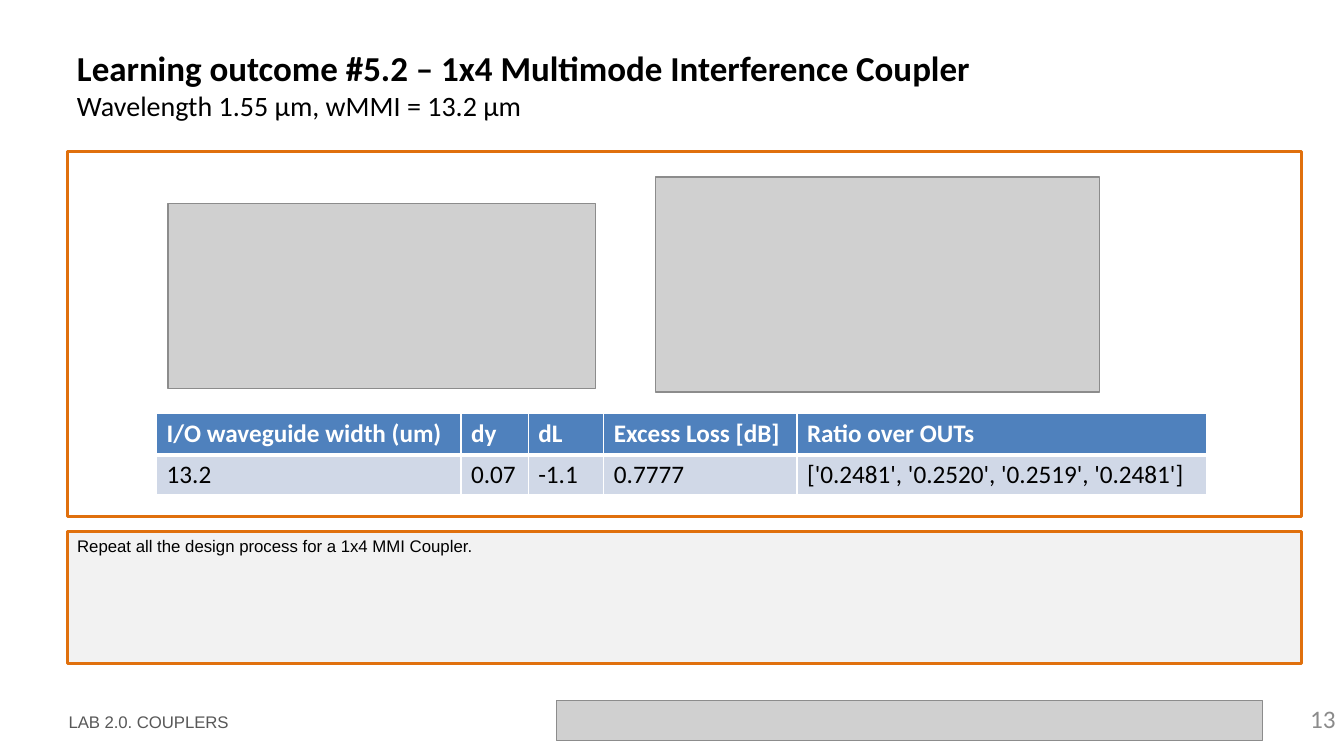
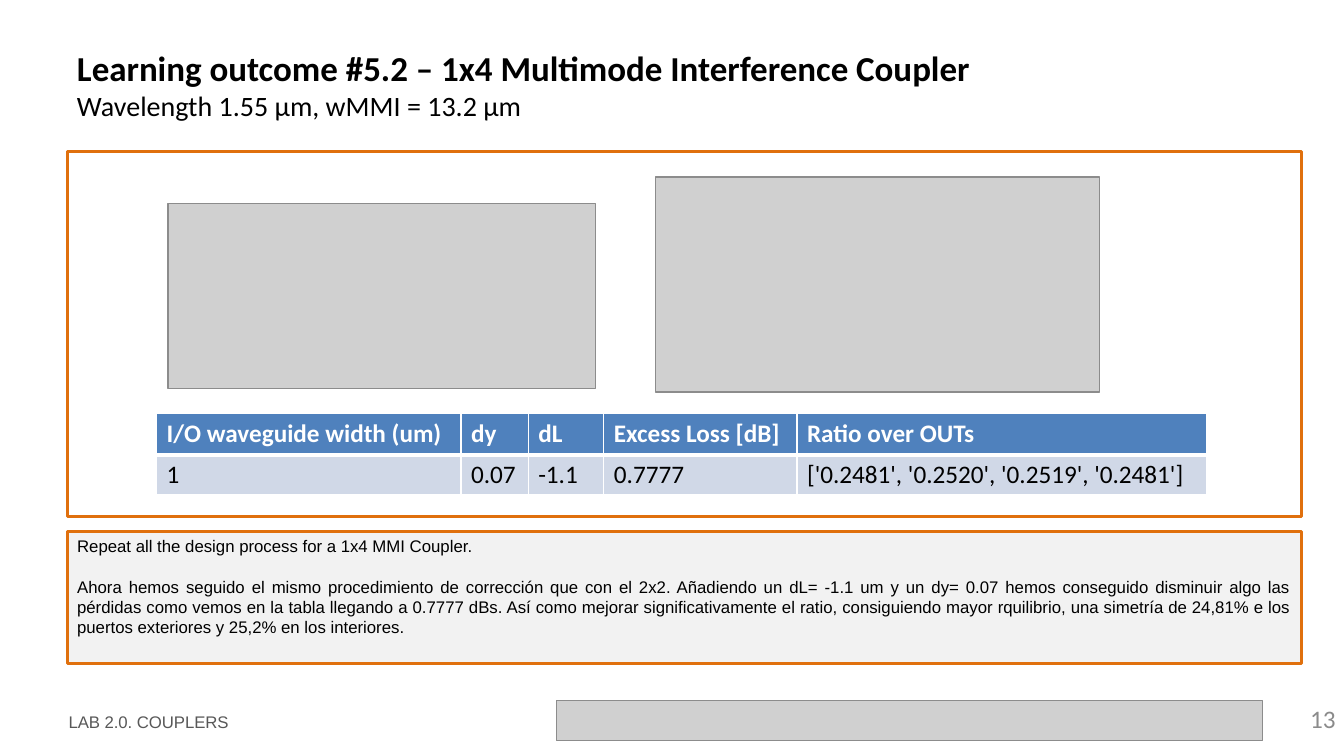
Before and after one commit to nmargar4/pic-upv-lab2, a slide deck: slide 13 of LabBook_20_Nadia.pptx. Drawn at 1344x756 pixels with LibreOffice and Linux fonts; fonts in the diff are those of the drawing; grey boxes stand for pictures; background and template pictures are left out. Boxes give left, top, right and bottom in pixels: in the first picture for what was removed or moved away, otherwise in the second. Text is boxed around its words. In the diff, an @@ line names an element or a change of style, - is before the commit and + after.

```diff
--- a/LabBook_20_Nadia.pptx
+++ b/LabBook_20_Nadia.pptx
@@ table at (156,413,1207,495) @@
-row 2, column 1: 13.2
+row 2, column 1: 1
@@ text in rectangle at (77,580,1289,637): paragraph added @@
+Ahora hemos seguido el mismo procedimiento de corrección que con el 2x2. Añadiendo un dL= -1.1 um y un dy= 0.07 hemos conseguido disminuir algo las pérdidas como vemos en la tabla llegando a 0.7777 dBs. Así como mejorar significativamente el ratio, consiguiendo mayor rquilibrio, una simetría de 24,81% e los puertos exteriores y 25,2% en los interiores.
```
Also in this commit, not shown: 2 other slides changed.
